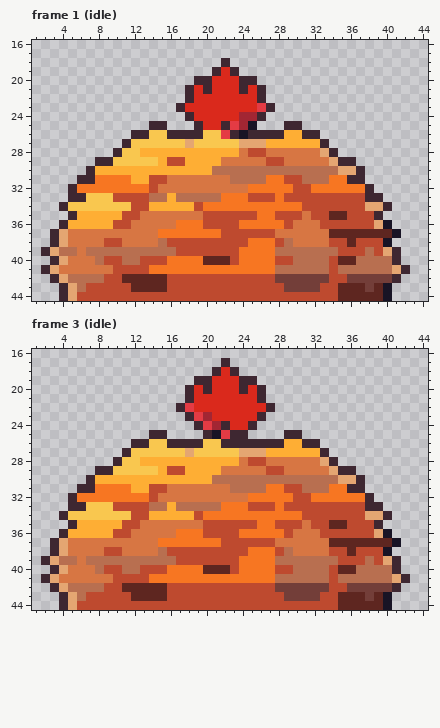
Edited in one commit: pixel-art file (art/obstacles/leaf-pile@94.aseprite). Above, as it was before the edit.
45x45 pixels, 4 frames. Shown: frame 1 (idle): x 1..44, y 16..44; frame 3 (idle): x 1..44, y 16..44. The commit also changed other frames, which this record leaves out.
After the commit:
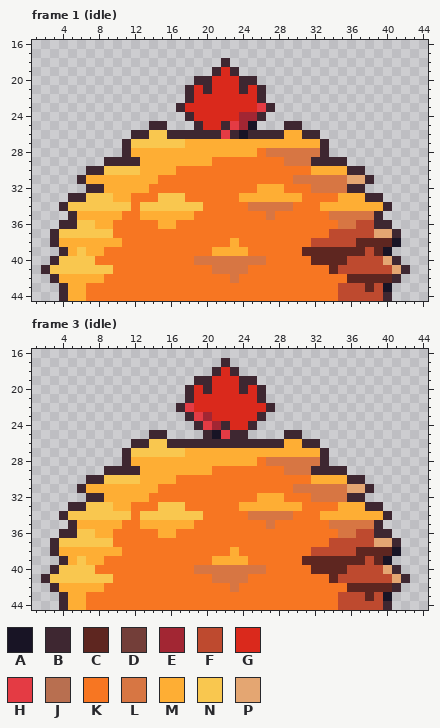
Palette (. is transparent): A #181425  B #3e2731  C #5e2620  D #733e39  E #a22633  F #be4a2f  G #da291c  H #e43b44  J #b86f50  K #f77622  L #d77643  M #feae34  N #f9c74f  P #e4a672
Difference:
--- frame 1 (idle)
@@ x 1..44 @@
 25 .............BB...BGGBHEA...BB..............
-26 ...........BBNNBBBBNNHBABBBBMMBB............
-27 ..........BNNNNNNPNNNNNPPPMMMMMMB...........
-28 .........BNNMMMMMMMMMMMLFFLLLLLLPB..........
-29 .......BBNNNNNMFFMMMMLLLLLFFLLLLLPBB........
-30 ......BMMMMMMMMMMMMMJJJJJJJJJJJJJJPPB.......
-31 .....BBKKKKMMFFLLLLLLLJJJJKKFFJJJKKBB.......
-32 ....BKKKKKKKKFLLLLLLLLLLKKKKKFFKKKKKKB......
-33 ....BBNNNFFFFJJMJJJJJKKKFFFKFFFFFFFFFBB.....
-34 ...BNNNNNNNFFMMMMMFKKKKKKKKKKKFFFFFFFPPB....
-35 ....BMMMMMFFLLLLLLLFFFFFFKKFFFLFFCCFFFB.....
-36 ...BMMMMMFFLLLLLKKKFFFFKKKKKFLLLFFFFFFPA....
-37 ..BPLLLLLLLLLLKKKKKKKFFFFFFLLLLLLCCCCCCCA...
-38 ..BPLLLLFFLLLLJFFFFFFFFFKKKFJLLLLFFCFFFA....
-39 .BPJJLJJJJJJJJJJFFFFFFFKKKKJJJJJJJFFFJFPB...
-40 ..BPLLLJFFJJFFFKKKKCCCFKKKKFFJJJJFCCJJJJB...
-41 .BPLLLLLLFFFFKKKKKKKKKKKKKKJJJJJJFJJJJJJPB..
-42 ..BPJJJJFFCCCCCFFFFFFFFFFFFDDDDDDFFDDDDDB...
-43 ...BPJFFFFFCCCCFFFFFFFFFFFFFDDDDFFCCCDCA....
-44 ...BPFFFFFFFFFFFFFFFFFFFFFFFFFFFFFCCCCCA....
+26 ...........BBNNBBBBBBHBABBBBMMBB............
+27 ..........BNNNNNNMMMMMMMMMMMMMMMB...........
+28 ..........BMMMMMMMMMMMMMMKLLLLLLB...........
+29 ........BBBBMMMMMMMMKKKKKKKKLLLBBBB.........
+30 ......BBNNNNMMMMKKKKKKKKKKKKKKKMMMMBB.......
+31 .....BMMMMMMMMKKKKKKKKKKKKKKKLLLLLLPPB......
+32 ......BBMMMMMKKKKKKKKKKKKMMMKKKLLLLBB.......
+33 ....BBNNNMMKKKNNNKKKKKKMMMMMMMKKKKMMMBB.....
+34 ...BNNNNNNNKNNNNNNNKKKKKLLLLLKKKMMMMMMMB....
+35 ....BMMMMMKKMMMMMMKKKKKKKKLKKKKKKLLLLLB.....
+36 ...BBNNMMKKKKKMMKKKKKKKKKKKKKKKKKKLLFFBB....
+37 ..BNNNNNNKKKKKKKKKKKKKKKKKKKKKKKKFFFFFPPB...
+38 ..BMMMMMMMKKKKKKKKKKKKMKKKKKKKKFFFFFCCCCA...
+39 ...BMNMMKKKKKKKKKKKKMMMMKKKKKKCCCCCCCFCA....
+40 ..BNNNNKKKKKKKKKKKLLLLLLLLKKKKKCCCCFFFFPB...
+41 .BNNNNNNNKKKKKKKKKKKLLLLKKKKKKKKKCFFFFFFPB..
+42 ..BMMMMMKKKKKKKKKKKKKKLKKKKKKKKKKKKCCCCCB...
+43 ...BMMKKKKKKKKKKKKKKKKKKKKKKKKKKKKFFFCFA....
+44 ...BMMKKKKKKKKKKKKKKKKKKKKKKKKKKKKFFFFFB....
--- frame 3 (idle)
@@ x 1..44 @@
 25 .............BB....BAHBB....BB..............
-26 ...........BBNNBBBBNNBBBBBBBMMBB............
-27 ..........BNNNNNNPNNNNNPPPMMMMMMB...........
-28 .........BNNMMMMMMMMMMMLFFLLLLLLPB..........
-29 .......BBNNNNNMFFMMMMLLLLLFFLLLLLPBB........
-30 ......BMMMMMMMMMMMMMJJJJJJJJJJJJJJPPB.......
-31 .....BBKKKKMMFFLLLLLLLJJJJKKFFJJJKKBB.......
-32 ....BKKKKKKKKFLLLLLLLLLLKKKKKFFKKKKKKB......
-33 ....BBNNNFFFFJJMJJJJJKKKFFFKFFFFFFFFFBB.....
-34 ...BNNNNNNNFFMMMMMFKKKKKKKKKKKFFFFFFFPPB....
-35 ....BMMMMMFFLLLLLLLFFFFFFKKFFFLFFCCFFFB.....
-36 ...BMMMMMFFLLLLLKKKFFFFKKKKKFLLLFFFFFFPA....
-37 ..BPLLLLLLLLLLKKKKKKKFFFFFFLLLLLLCCCCCCCA...
-38 ..BPLLLLFFLLLLJFFFFFFFFFKKKFJLLLLFFCFFFA....
-39 .BPJJLJJJJJJJJJJFFFFFFFKKKKJJJJJJJFFFJFPB...
-40 ..BPLLLJFFJJFFFKKKKCCCFKKKKFFJJJJFCCJJJJB...
-41 .BPLLLLLLFFFFKKKKKKKKKKKKKKJJJJJJFJJJJJJPB..
-42 ..BPJJJJFFCCCCCFFFFFFFFFFFFDDDDDDFFDDDDDB...
-43 ...BPJFFFFFCCCCFFFFFFFFFFFFFDDDDFFCCCDCA....
-44 ...BPFFFFFFFFFFFFFFFFFFFFFFFFFFFFFCCCCCA....
+26 ...........BBNNBBBBBBBBBBBBBMMBB............
+27 ..........BNNNNNNMMMMMMMMMMMMMMMB...........
+28 ..........BMMMMMMMMMMMMMMKLLLLLLB...........
+29 ........BBBBMMMMMMMMKKKKKKKKLLLBBBB.........
+30 ......BBNNNNMMMMKKKKKKKKKKKKKKKMMMMBB.......
+31 .....BMMMMMMMMKKKKKKKKKKKKKKKLLLLLLPPB......
+32 ......BBMMMMMKKKKKKKKKKKKMMMKKKLLLLBB.......
+33 ....BBNNNMMKKKNNNKKKKKKMMMMMMMKKKKMMMBB.....
+34 ...BNNNNNNNKNNNNNNNKKKKKLLLLLKKKMMMMMMMB....
+35 ....BMMMMMKKMMMMMMKKKKKKKKLKKKKKKLLLLLB.....
+36 ...BBNNMMKKKKKMMKKKKKKKKKKKKKKKKKKLLFFBB....
+37 ..BNNNNNNKKKKKKKKKKKKKKKKKKKKKKKKFFFFFPPB...
+38 ..BMMMMMMMKKKKKKKKKKKKMKKKKKKKKFFFFFCCCCA...
+39 ...BMNMMKKKKKKKKKKKKMMMMKKKKKKCCCCCCCFCA....
+40 ..BNNNNKKKKKKKKKKKLLLLLLLLKKKKKCCCCFFFFPB...
+41 .BNNNNNNNKKKKKKKKKKKLLLLKKKKKKKKKCFFFFFFPB..
+42 ..BMMMMMKKKKKKKKKKKKKKLKKKKKKKKKKKKCCCCCB...
+43 ...BMMKKKKKKKKKKKKKKKKKKKKKKKKKKKKFFFCFA....
+44 ...BMMKKKKKKKKKKKKKKKKKKKKKKKKKKKKFFFFFB....
Pixel boxes of the changes (left, top, right, bottom) in both pictures:
changed: (41, 130, 401, 301)
changed: (41, 439, 401, 610)
